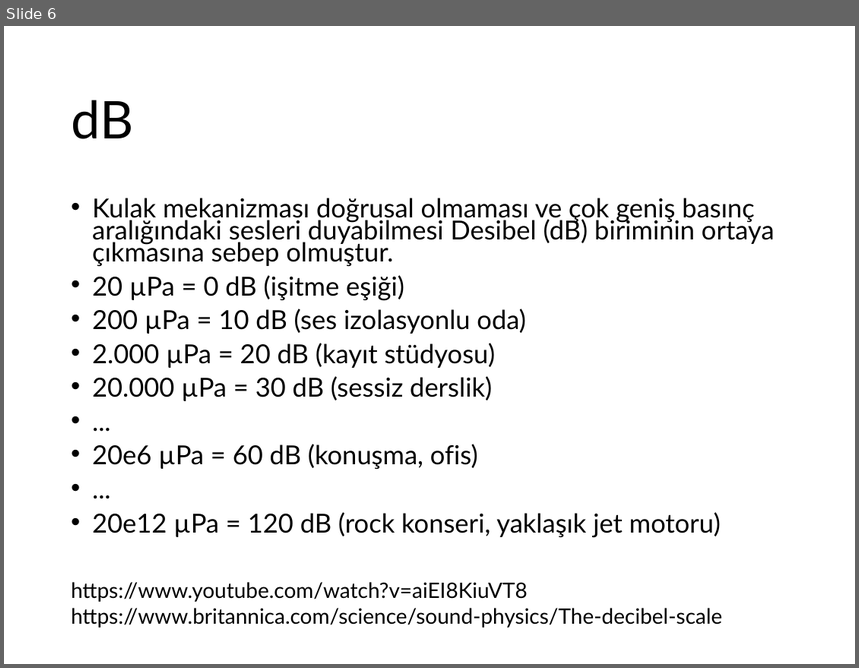
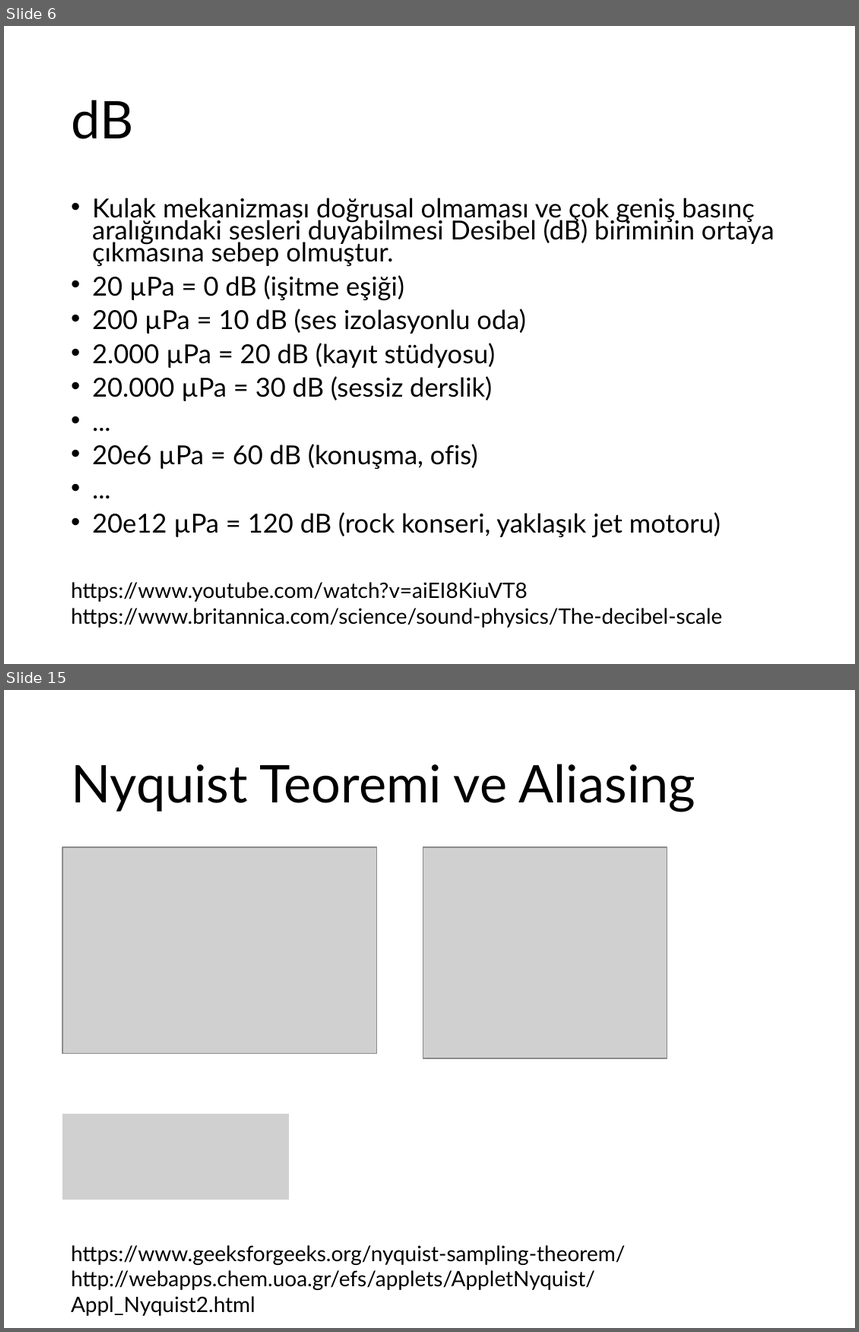
Before and after one commit to ihpar/ssi, a slide deck: slides/Slide_0.pptx. Shown one above the other, each under a label of ours: slide 6 before the commit, slides 6 and 15 after it; the slides between them are not shown. The pictures are 859x668 and 859x1332 pixels, drawn with LibreOffice and Linux fonts; fonts in the diff are those of the drawing; grey boxes stand for pictures. Boxes give left, top, right and bottom in pixels: in the first picture for what was removed or moved away, otherwise in the second. Text is boxed around its words. In the diff, an @@ line names an element or a change of style, - is before the commit and + after.

```diff
--- a/slides/Slide_0.pptx
+++ b/slides/Slide_0.pptx
@@ slide 15 added at [4,690,855,1328], background #FFFFFF @@
@@ title added at [71,764,696,812], 44 pt, text #000000 @@
+Nyquist Teoremi ve Aliasing
@@ picture added at [63,847,377,1053] @@
@@ picture added at [423,847,667,1059] @@
@@ picture added at [63,1114,289,1200] @@
@@ text added at [71,1246,625,1316], 18 pt, text #000000 @@
+https://www.geeksforgeeks.org/nyquist-sampling-theorem/
+http://webapps.chem.uoa.gr/efs/applets/AppletNyquist/Appl_Nyquist2.html
```
Also in this commit, not shown: 9 other slides added.
